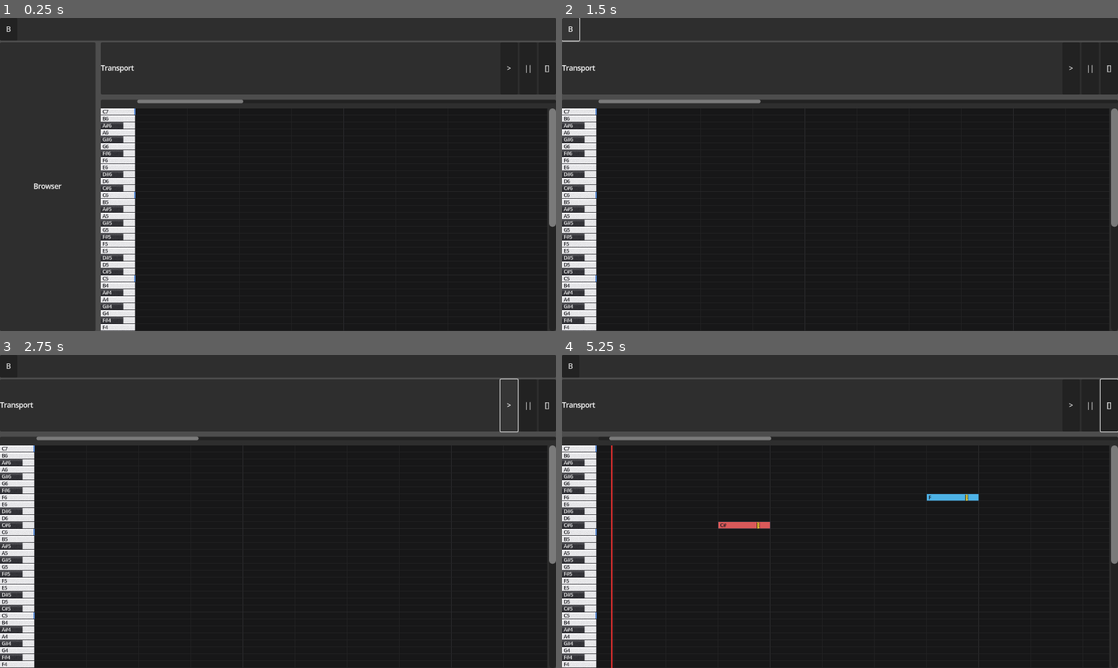
Above: before the commit, frames 1-4 (two rows, left to right).
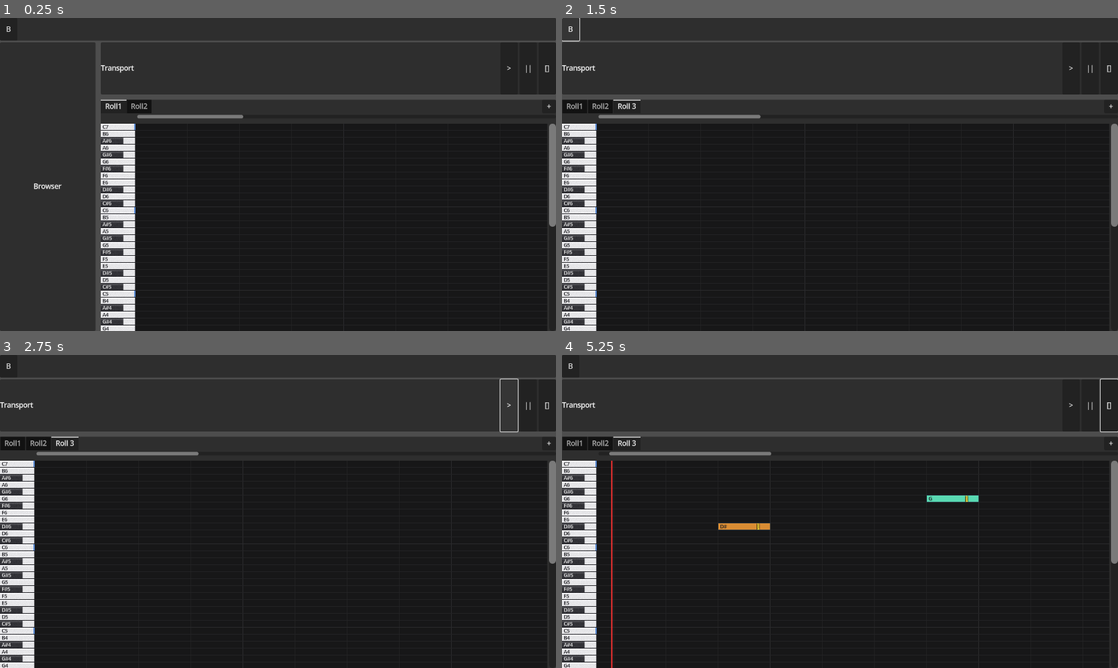
Above: after the commit, the same moments.

Repository: Touma-Kazusa2/SimpleDAW
Game: Godot game, scene res://simple_daw.tscn
The game is run twice, just before and just after one commit, with the same random seed, the same clock (stepped at 60 frames per second) and the same inputs.
Inputs (mouse positions are in pixels of both pictures, inside the frame that each line leads up to):
- Up to frame 1 (0.25 s): no input
- Up to frame 2 (1.5 s): click (1112, 105) at 0.5 s, where only the run after the commit has a clickable "+"; click "B" at 1.25 s
- Up to frame 3 (2.75 s): click ">" at 2 s
- Up to frame 4 (5.25 s): click "||" at 2.75 s; click "[]" at 3.5 s; tap Enter at 4.25 s; move the mouse to (962, 495) at 4.27 s; hold Right 4.28-5 s; tap Ctrl at 4.35 s; click (962, 495) at 4.42 s; tap Space at 4.52, 5 s; drag from (728, 527) to (812, 574) at 5.02 s

The runs differ from the first frame. In frame 1, 2.8% of the frame differs, in the area x 18-100%, y 26-100%; in frame 2, 3.2%; in frame 3, 3.2%; in frame 4, 3.7%, in the area x 0-100%, y 26-100%.

Commit message:
Add piano roll tabs with add button

Diff:
--- a/scripts/simple_daw.gd
+++ b/scripts/simple_daw.gd
@@ -1,19 +1,24 @@
 extends Control
+
+const PIANO_ROLL_SCENE = preload("res://main.tscn")
 
 @onready var browser_panel: Control = $"RootLayout/MainSplit/BrowserPanel"
 @onready var browser_toggle: Button = $"RootLayout/TopBar/TopBarContent/BrowserToggle"
-@onready var piano_roll: Control = $"RootLayout/MainSplit/RightSplit/PianoRollPanel/RollArea/RollRow/PianoRoll"
+@onready var tab_bar: TabBar = $"RootLayout/MainSplit/RightSplit/PianoRollPanel/RollArea/TabRow/RollTabs"
+@onready var add_tab_button: Button = $"RootLayout/MainSplit/RightSplit/PianoRollPanel/RollArea/TabRow/AddTabButton"
+@onready var roll_stack: Control = $"RootLayout/MainSplit/RightSplit/PianoRollPanel/RollArea/RollRow/RollStack"
 @onready var h_scroll_spacer: Control = $"RootLayout/MainSplit/RightSplit/PianoRollPanel/RollArea/HScrollRow/HScrollSpacer"
 @onready var h_scroll: HScrollBar = $"RootLayout/MainSplit/RightSplit/PianoRollPanel/RollArea/HScrollRow/HScroll"
 @onready var v_scroll: VScrollBar = $"RootLayout/MainSplit/RightSplit/PianoRollPanel/RollArea/RollRow/VScroll"
+
+var piano_roll: Control = null
 
 var updating_scrollbars := false
 var _scroll_sync_cooldown := 0.0
 
 func _ready() -> void:
 	_update_browser_toggle_label()
-	if piano_roll and piano_roll.has_signal("scroll_changed"):
-		piano_roll.connect("scroll_changed", Callable(self, "_on_roll_scroll_changed"))
+	_init_tabs()
 	_sync_scrollbars()
 
 func _process(delta: float) -> void:
@@ -25,6 +30,18 @@
 func _on_browser_toggle_pressed() -> void:
 	browser_panel.visible = not browser_panel.visible
 	_update_browser_toggle_label()
+
+func _on_tab_changed(tab_index: int) -> void:
+	_select_tab(tab_index)
+
+func _on_add_tab_pressed() -> void:
+	var roll = PIANO_ROLL_SCENE.instantiate()
+	var label = "Roll %d" % (roll_stack.get_child_count() + 1)
+	roll.name = label
+	roll_stack.add_child(roll)
+	tab_bar.add_tab(label)
+	tab_bar.current_tab = tab_bar.get_tab_count() - 1
+	_select_tab(tab_bar.current_tab)
 
 func _on_h_scroll_changed(value: float) -> void:
 	if updating_scrollbars or piano_roll == null:
@@ -45,6 +62,45 @@
 	view_height: float
 ) -> void:
 	_update_scrollbars(scroll_x, scroll_y, max_x, max_y, view_width, view_height)
+
+func _init_tabs() -> void:
+	if tab_bar == null or roll_stack == null:
+		return
+	while tab_bar.get_tab_count() > 0:
+		tab_bar.remove_tab(0)
+	for child in roll_stack.get_children():
+		tab_bar.add_tab(child.name)
+	if tab_bar.get_tab_count() == 0:
+		for i in range(2):
+			var roll = PIANO_ROLL_SCENE.instantiate()
+			var label = "Roll %d" % (i + 1)
+			roll.name = label
+			roll_stack.add_child(roll)
+			tab_bar.add_tab(label)
+	tab_bar.current_tab = 0
+	_select_tab(0)
+
+func _select_tab(tab_index: int) -> void:
+	if roll_stack == null:
+		return
+	var children = roll_stack.get_children()
+	if tab_index < 0 or tab_index >= children.size():
+		return
+	for i in range(children.size()):
+		var child = children[i] as CanvasItem
+		if child:
+			child.visible = i == tab_index
+	_set_active_roll(children[tab_index])
+
+func _set_active_roll(roll: Control) -> void:
+	if piano_roll and piano_roll.has_signal("scroll_changed"):
+		var callable = Callable(self, "_on_roll_scroll_changed")
+		if piano_roll.is_connected("scroll_changed", callable):
+			piano_roll.disconnect("scroll_changed", callable)
+	piano_roll = roll
+	if piano_roll and piano_roll.has_signal("scroll_changed"):
+		piano_roll.connect("scroll_changed", Callable(self, "_on_roll_scroll_changed"))
+	_sync_scrollbars()
 
 func _sync_scrollbars() -> void:
 	if piano_roll == null:
--- a/simple_daw.tscn
+++ b/simple_daw.tscn
@@ -102,6 +102,17 @@
 grow_horizontal = 2
 grow_vertical = 2
 
+[node name="TabRow" type="HBoxContainer" parent="RootLayout/MainSplit/RightSplit/PianoRollPanel/RollArea"]
+custom_minimum_size = Vector2(0, 28)
+size_flags_horizontal = 3
+
+[node name="RollTabs" type="TabBar" parent="RootLayout/MainSplit/RightSplit/PianoRollPanel/RollArea/TabRow"]
+size_flags_horizontal = 3
+
+[node name="AddTabButton" type="Button" parent="RootLayout/MainSplit/RightSplit/PianoRollPanel/RollArea/TabRow"]
+custom_minimum_size = Vector2(32, 24)
+text = "+"
+
 [node name="HScrollRow" type="HBoxContainer" parent="RootLayout/MainSplit/RightSplit/PianoRollPanel/RollArea"]
 custom_minimum_size = Vector2(0, 16)
 size_flags_horizontal = 3
@@ -116,7 +127,15 @@
 size_flags_horizontal = 3
 size_flags_vertical = 3
 
-[node name="PianoRoll" parent="RootLayout/MainSplit/RightSplit/PianoRollPanel/RollArea/RollRow" instance=ExtResource("1_pianoroll")]
+[node name="RollStack" type="Control" parent="RootLayout/MainSplit/RightSplit/PianoRollPanel/RollArea/RollRow"]
+size_flags_horizontal = 3
+size_flags_vertical = 3
+
+[node name="Roll1" parent="RootLayout/MainSplit/RightSplit/PianoRollPanel/RollArea/RollRow/RollStack" instance=ExtResource("1_pianoroll")]
+size_flags_horizontal = 3
+size_flags_vertical = 3
+
+[node name="Roll2" parent="RootLayout/MainSplit/RightSplit/PianoRollPanel/RollArea/RollRow/RollStack" instance=ExtResource("1_pianoroll")]
 size_flags_horizontal = 3
 size_flags_vertical = 3
 
@@ -125,5 +144,7 @@
 size_flags_vertical = 3
 
 [connection signal="pressed" from="RootLayout/TopBar/TopBarContent/BrowserToggle" to="." method="_on_browser_toggle_pressed"]
+[connection signal="tab_changed" from="RootLayout/MainSplit/RightSplit/PianoRollPanel/RollArea/TabRow/RollTabs" to="." method="_on_tab_changed"]
+[connection signal="pressed" from="RootLayout/MainSplit/RightSplit/PianoRollPanel/RollArea/TabRow/AddTabButton" to="." method="_on_add_tab_pressed"]
 [connection signal="value_changed" from="RootLayout/MainSplit/RightSplit/PianoRollPanel/RollArea/HScrollRow/HScroll" to="." method="_on_h_scroll_changed"]
 [connection signal="value_changed" from="RootLayout/MainSplit/RightSplit/PianoRollPanel/RollArea/RollRow/VScroll" to="." method="_on_v_scroll_changed"]
